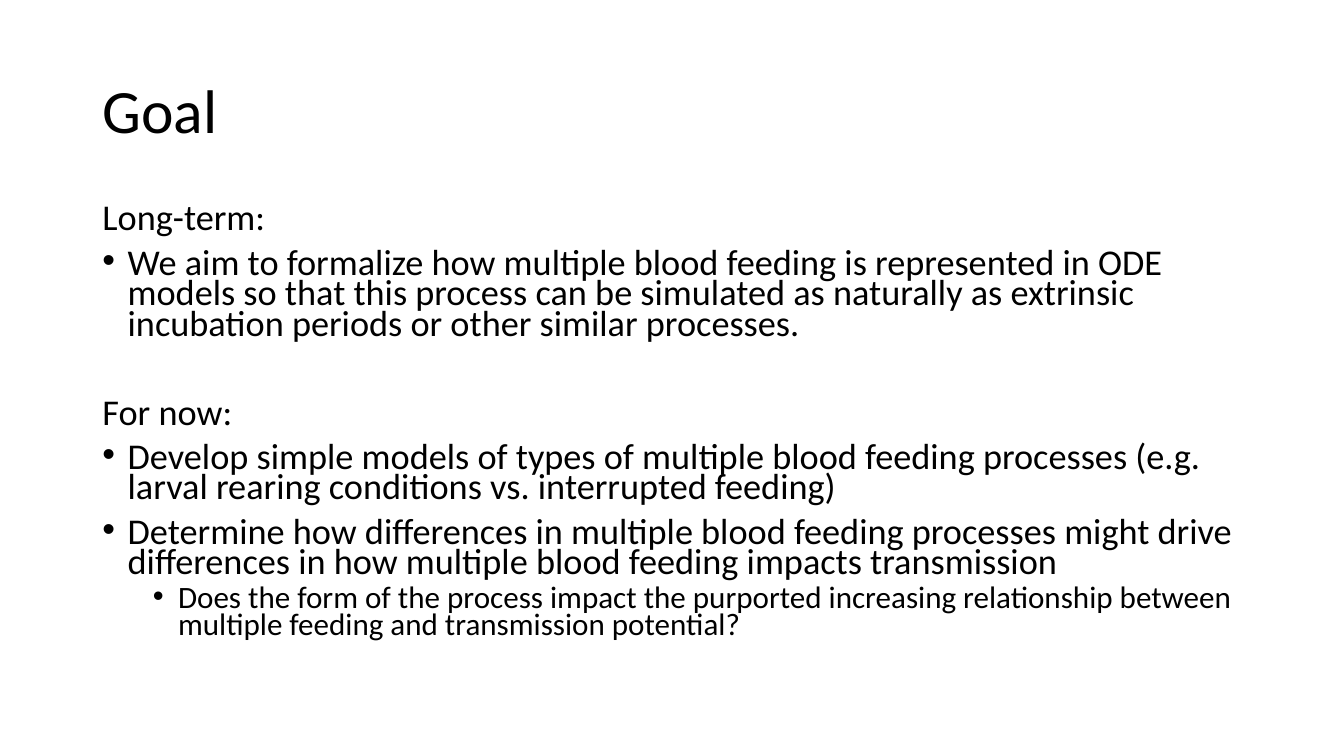
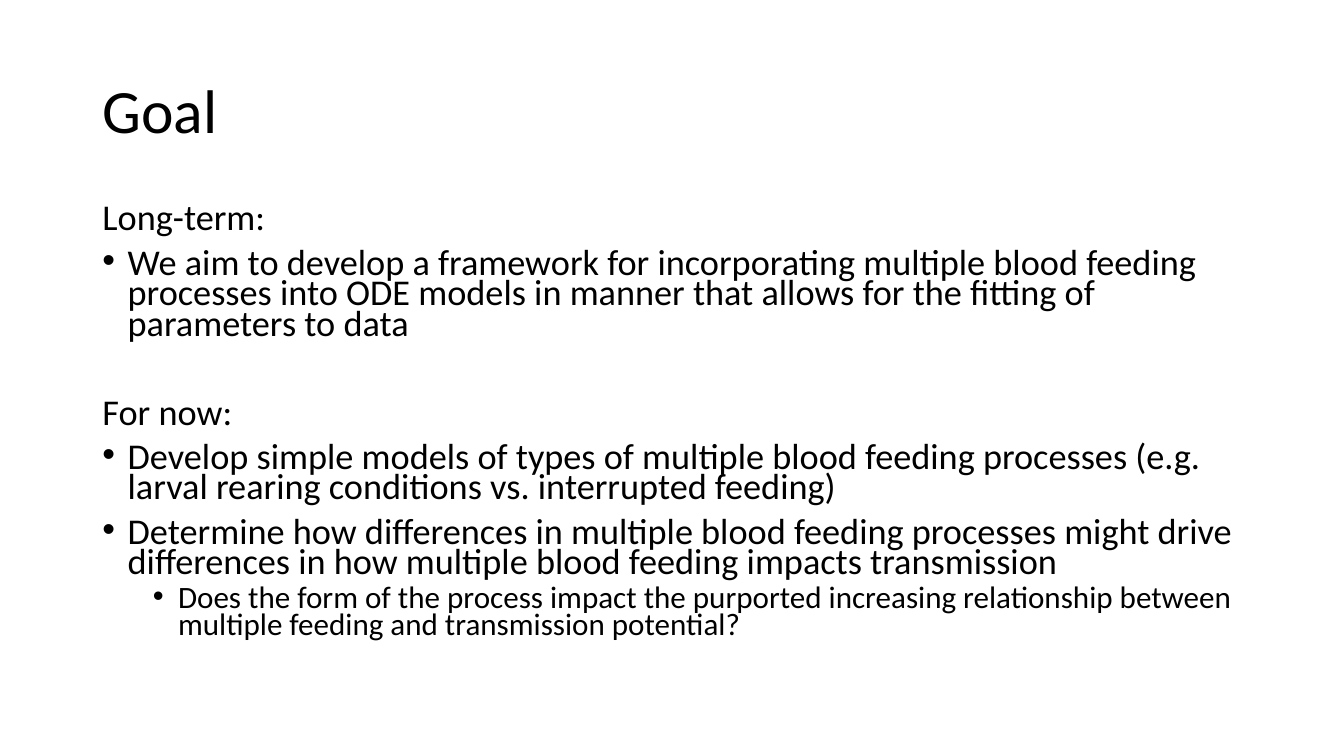
Before and after one commit to kydahl/MBF_models, a slide deck: slide 6 of presentations/Multiple blood feeding case studies.pptx. Drawn at 1344x756 pixels with LibreOffice and Linux fonts; fonts in the diff are those of the drawing. Boxes give left, top, right and bottom in pixels: in the first picture for what was removed or moved away, otherwise in the second. Text is boxed around its words. In the diff, an @@ line names an element or a change of style, - is before the commit and + after.

```diff
--- a/presentations/Multiple blood feeding case studies.pptx
+++ b/presentations/Multiple blood feeding case studies.pptx
@@ text at box(128, 249, 1196, 342): text changed @@
-• We aim to formalize how multiple blood feeding is represented in ODE models so that this process can be simulated as naturally as extrinsic incubation periods or other similar processes.
+• We aim to develop a framework for incorporating multiple blood feeding processes into ODE models in manner that allows for the fitting of parameters to data
```
Also in this commit, not shown: 5 other slides changed, 3 slides added, 1 slide removed, 2 other files.
